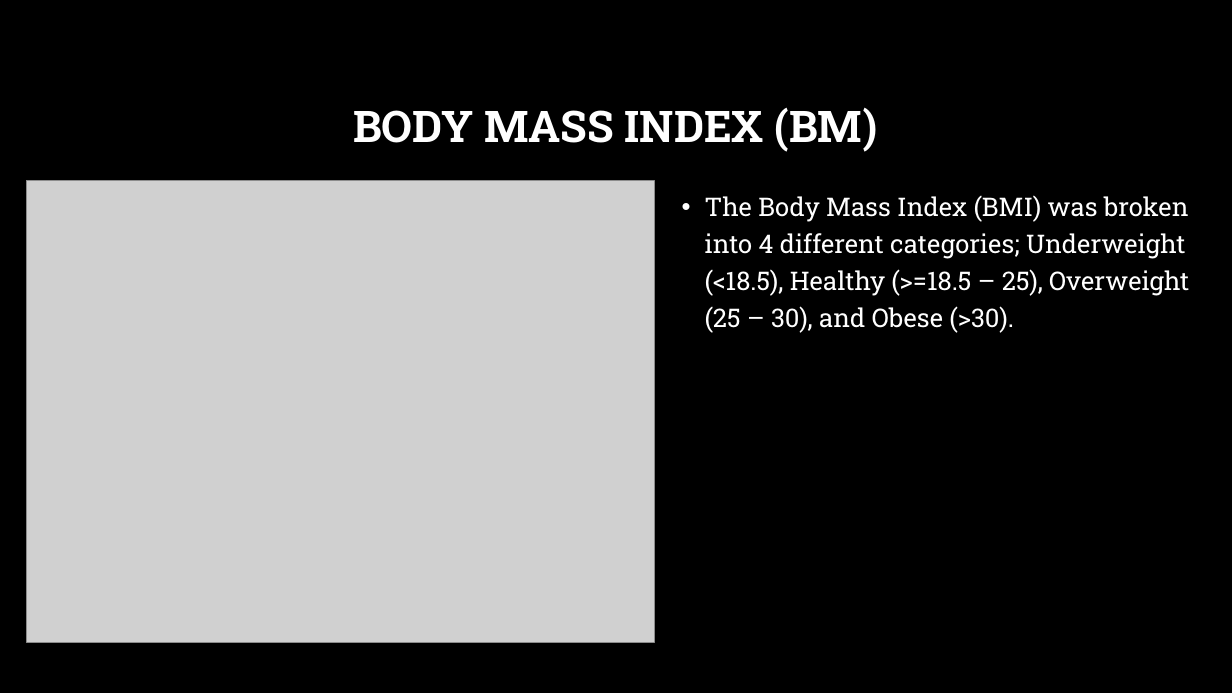
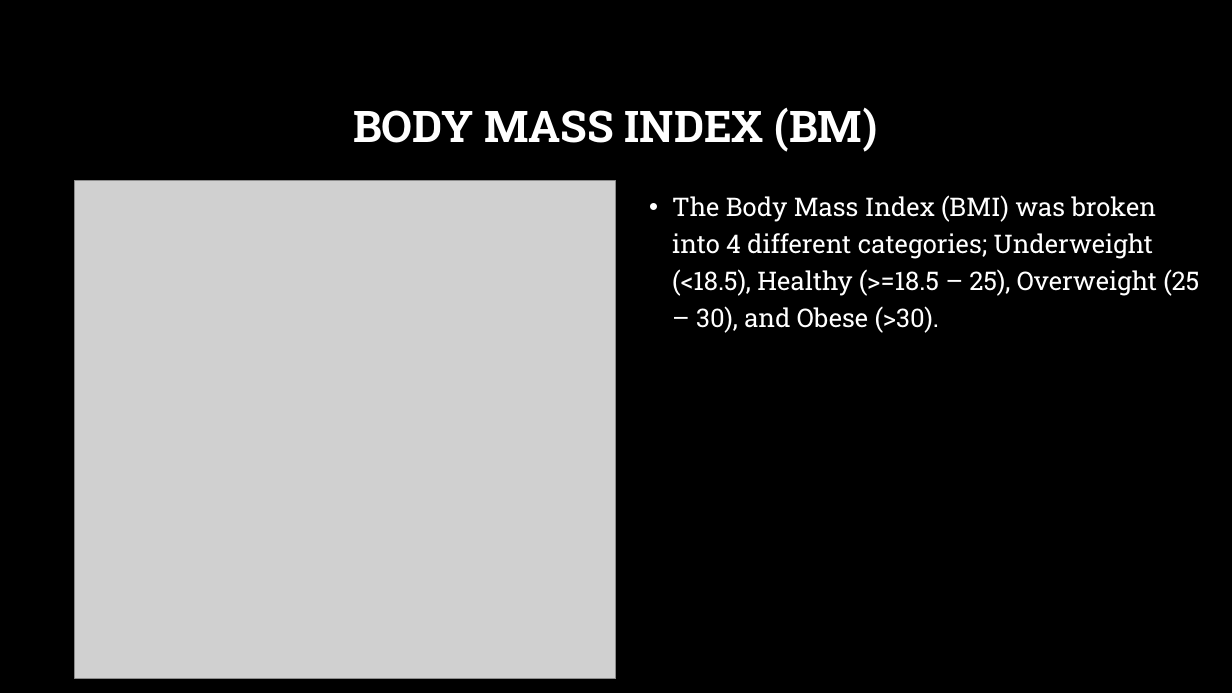
Before and after one commit to acollawn/Project_4, a slide deck: slide 9 of Predicting Diabetes Presentation.pptx. Drawn at 1232x693 pixels with LibreOffice and Linux fonts; fonts in the diff are those of the drawing; grey boxes stand for pictures; background and template pictures are left out. Boxes give left, top, right and bottom in pixels: in the first picture for what was removed or moved away, otherwise in the second. Text is boxed around its words. In the diff, an @@ line names an element or a change of style, - is before the commit and + after.

```diff
--- a/Predicting Diabetes Presentation.pptx
+++ b/Predicting Diabetes Presentation.pptx
@@ picture: place and size @@
-picture at (27, 180, 654, 642)
+picture at (75, 180, 616, 678)
@@ text "The Body Mass Index (BMI) ..." rewrapped from (705, 195, 1189, 333) to (672, 195, 1199, 333) @@
```
Also in this commit, not shown: 10 other slides changed.
